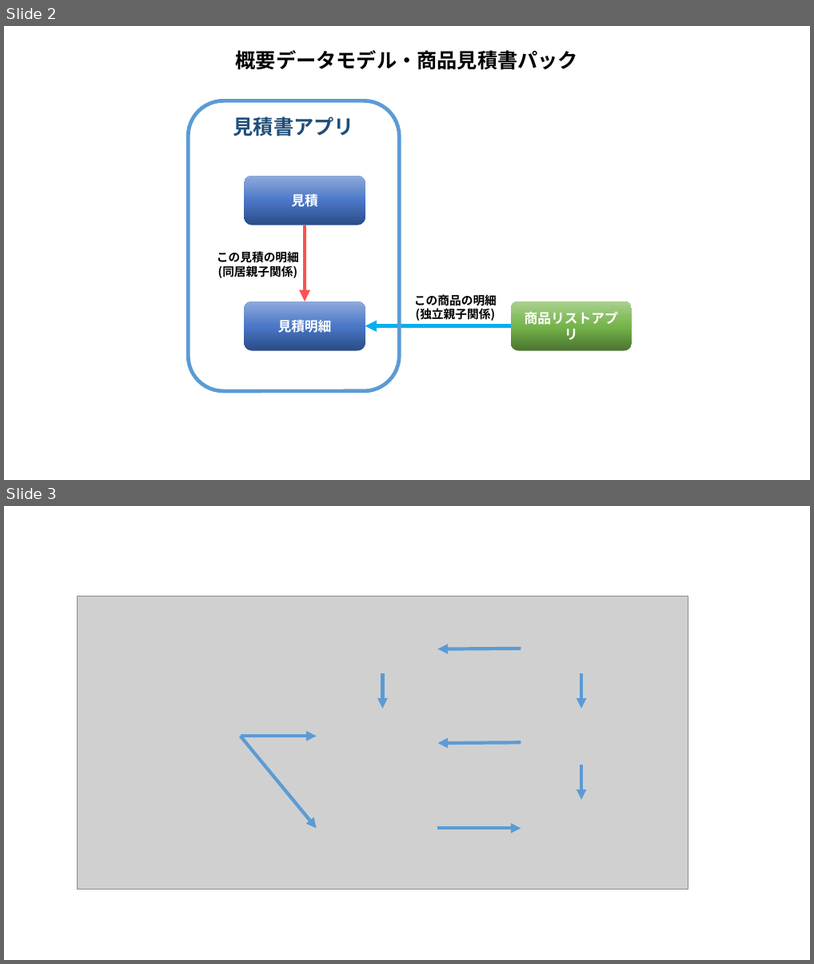
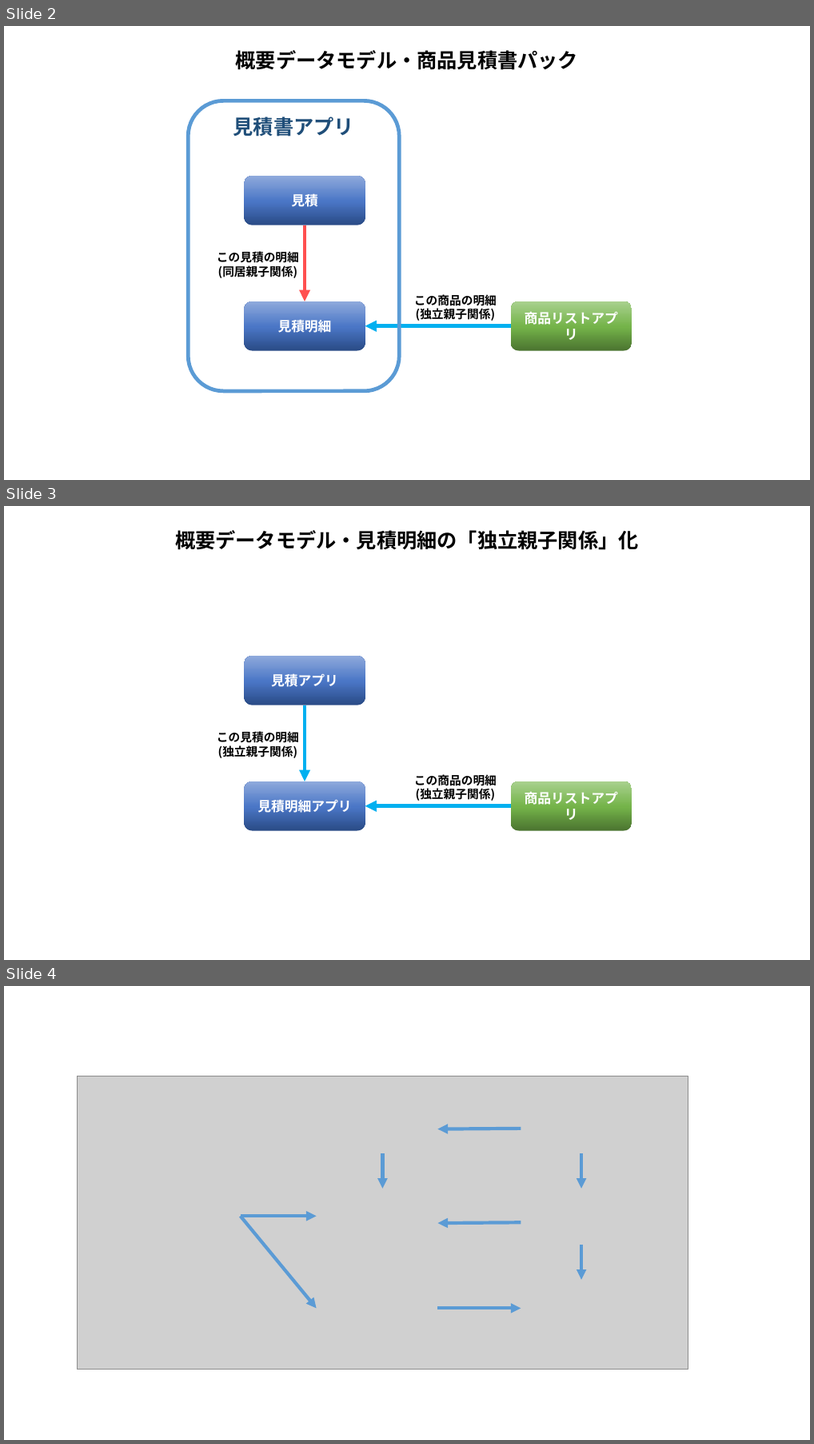
Before and after one commit to kojisatoReps2002/cydevnetManuscript, a slide deck: cdn/2016/dn1608explanatory.pptx. Shown one above the other, each under a label of ours: slides 2 and 3 before the commit, slides 2, 3 and 4 after it. The pictures are 814x964 and 814x1444 pixels, drawn with LibreOffice and Linux fonts; fonts in the diff are those of the drawing; grey boxes stand for pictures. Boxes give left, top, right and bottom in pixels: in the first picture for what was removed or moved away, otherwise in the second. Text is boxed around its words. In the diff, an @@ line names an element or a change of style, - is before the commit and + after.

```diff
--- a/cdn/2016/dn1608explanatory.pptx
+++ b/cdn/2016/dn1608explanatory.pptx
@@ slide 3 added at (x1=4, y1=506, x2=810, y2=960), background #FFFFFF @@
@@ title added at (x1=175, y1=530, x2=639, y2=550), 24 pt, text #000000, bold @@
+概要データモデル・見積明細の「独立親子関係」化
@@ rounded rectangle added at (x1=244, y1=656, x2=365, y2=705), fill gradient #2A4B86 to #4A76C6 to #8FAADC, 16 pt, text #FFFFFF, bold @@
+見積アプリ
@@ arrow added from (305, 705) to (305, 781), #00B0F0 4.5 pt @@
@@ text added at (x1=217, y1=731, x2=299, y2=758), 14 pt, text #000000, bold @@
+この見積の明細
+(独立親子関係)
@@ rounded rectangle added at (x1=244, y1=781, x2=365, y2=831), fill gradient #2A4B86 to #4A76C6 to #8FAADC, 16 pt, text #FFFFFF, bold @@
+見積明細アプリ
@@ text added at (x1=414, y1=774, x2=497, y2=800), 14 pt, text #000000, bold @@
+この商品の明細
+(独立親子関係)
@@ rounded rectangle added at (x1=511, y1=781, x2=632, y2=831), fill gradient #4B7430 to #74B349 to #A9D18E, 16 pt, text #FFFFFF, bold @@
+商品リストアプリ
@@ arrow added from (511, 806) to (365, 806), #00B0F0 4.5 pt @@
@@ what was slide 3 is now slide 4 @@
```
Also in this commit, not shown: 3 other files.
